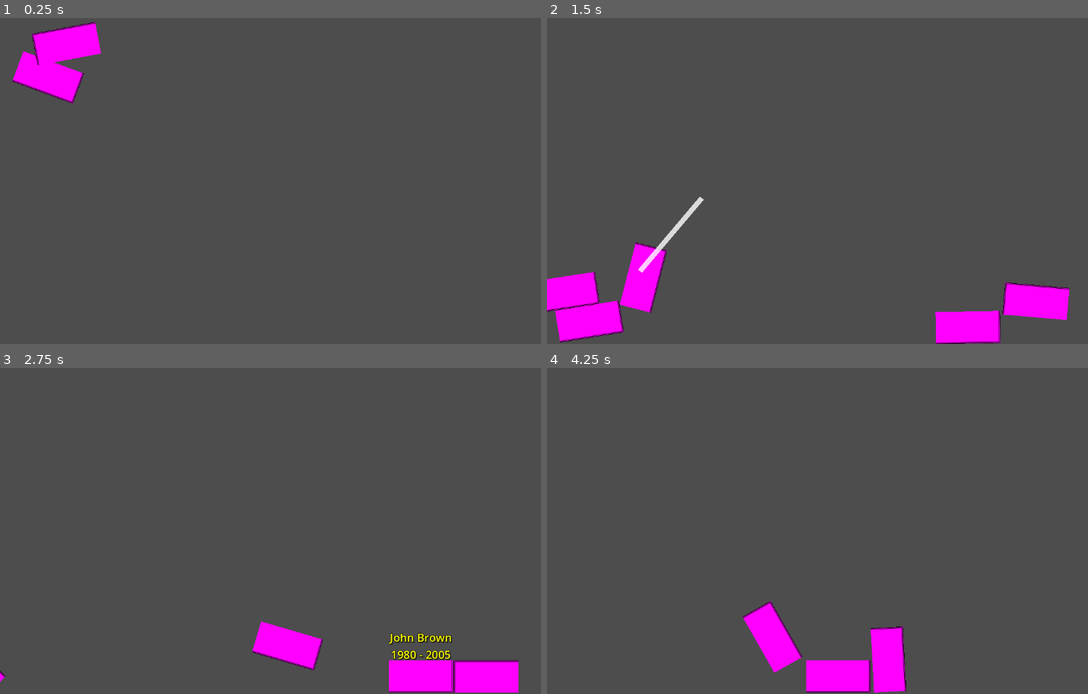
Above: before the commit, frames 1-4 (two rows, left to right).
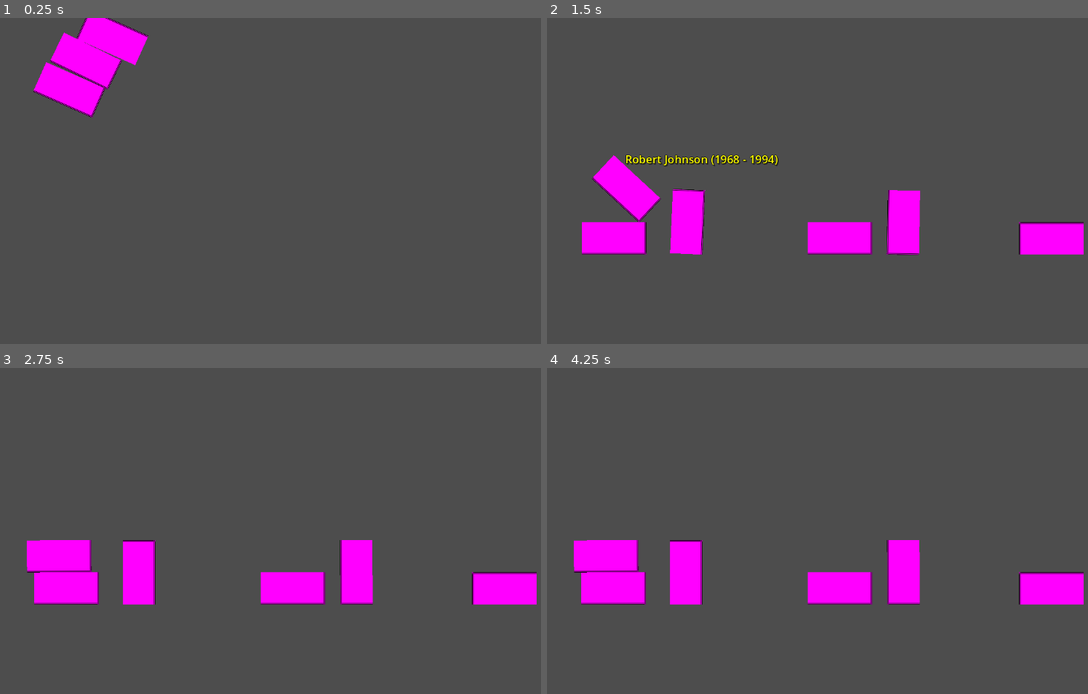
Above: after the commit, the same moments.

Repository: alelouis/ludumdare-57-les5ddp
Game: Godot game, scene res://scenes/test_scene.tscn
The game is run twice, just before and just after one commit, with the same random seed, the same clock (stepped at 60 frames per second) and the same inputs. The project has no main scene, so this scene is started directly.
Inputs (mouse positions are in pixels of both pictures, inside the frame that each line leads up to):
- Up to frame 1 (0.25 s): no input
- Up to frame 2 (1.5 s): drag from (595, 132) to (849, 44) at 0.52 s; drag from (628, 275) to (849, 44) at 1.27 s
- Up to frame 3 (2.75 s): move the mouse to (421, 677) at 2.02 s; click (421, 677) at 2.17 s
- Up to frame 4 (4.25 s): drag from (1033, 677) to (660, 482) at 2.77 s; move the mouse to (1012, 579) at 3.52 s; click (1012, 579) at 3.67 s

The runs differ from the first frame. In frame 1, 3.3% of the frame differs, in the area x 2-28%, y 0-31%; in frame 2, 13%, in the area x 0-100%, y 41-100%; in frame 3, 11%; in frame 4, 11%.

Commit message:
Adds merge logic to coffins

Diff:
--- a/scenes/test_scene.tscn
+++ b/scenes/test_scene.tscn
@@ -3,20 +3,19 @@
 [ext_resource type="PackedScene" uid="uid://cocx0yos7sbyp" path="res://scenes/coffin_spawner.tscn" id="1_g7g4h"]
 
 [sub_resource type="RectangleShape2D" id="RectangleShape2D_g7g4h"]
-size = Vector2(1200, 20)
+size = Vector2(1952, 20)
 
 [node name="TestScene" type="Node2D"]
 
 [node name="CoffinSpawner" parent="." instance=ExtResource("1_g7g4h")]
 left_bound = 0.0
-right_bound = 1200.0
+right_bound = 1920.0
 top_bound = 0.0
-spawn_count = 5
 
 [node name="RigidBody2D" type="RigidBody2D" parent="."]
 gravity_scale = 0.0
 freeze = true
 
 [node name="CollisionShape2D" type="CollisionShape2D" parent="RigidBody2D"]
-position = Vector2(580, 655)
+position = Vector2(952, 480)
 shape = SubResource("RectangleShape2D_g7g4h")
--- a/scripts/coffin_data.gd
+++ b/scripts/coffin_data.gd
@@ -1,79 +1,134 @@
 extends Node
 
-# Personal data for the coffin
-@export var first_name: String = ""
-@export var last_name: String = ""
-@export var birth_date: String = ""
-@export var death_date: String = ""
+# Lists to store multiple people in a coffin
+class Person:
+    var first_name: String
+    var last_name: String
+    var birth_date: String
+    var death_date: String
+
+    func _init(f_name: String, l_name: String, b_date: String, d_date: String):
+        first_name = f_name
+        last_name = l_name
+        birth_date = b_date
+        death_date = d_date
+
+    func get_full_name() -> String:
+        return first_name + " " + last_name
+
+    func get_date_range() -> String:
+        if birth_date.is_empty() or death_date.is_empty():
+            return ""
+        return birth_date + " - " + death_date
+
+    func get_display_line() -> String:
+        return get_full_name() + " (" + get_date_range() + ")"
+
+# Collection of people in the coffin
+var people: Array[Person] = []
+
+# Legacy access to first person (for backward compatibility)
+@export var first_name: String = "":
+    set(value):
+        first_name = value
+        _update_first_person()
+
+@export var last_name: String = "":
+    set(value):
+        last_name = value
+        _update_first_person()
+
+@export var birth_date: String = "":
+    set(value):
+        birth_date = value
+        _update_first_person()
+
+@export var death_date: String = "":
+    set(value):
+        death_date = value
+        _update_first_person()
+
 @export var epitaph: String = ""
 
 # Signals
 signal data_updated
 
 func _ready():
-    # Initialize with random data if none provided
-    if first_name.is_empty() and last_name.is_empty():
+    # Initialize with random data if empty
+    if people.is_empty():
         randomize_data()
 
-# Set the person's first name
-func set_first_name(first_name: String) -> void:
-    self.first_name = first_name
+# Set the first person in the coffin (for backward compatibility)
+func _update_first_person():
+    if people.is_empty():
+        if first_name != "" or last_name != "":
+            var person = Person.new(first_name, last_name, birth_date, death_date)
+            people.append(person)
+    else:
+        # Update the first person with current values
+        people[0].first_name = first_name
+        people[0].last_name = last_name
+        people[0].birth_date = birth_date
+        people[0].death_date = death_date
+
     emit_signal("data_updated")
 
-# Set the person's last name
-func set_last_name(last_name: String) -> void:
-    self.last_name = last_name
+# Add a person to the coffin
+func add_person(first_name: String, last_name: String, birth_date: String, death_date: String) -> void:
+    var person = Person.new(first_name, last_name, birth_date, death_date)
+    people.append(person)
+
+    # Keep the exported variables in sync with the first person
+    if people.size() == 1:
+        self.first_name = first_name
+        self.last_name = last_name
+        self.birth_date = birth_date
+        self.death_date = death_date
+
     emit_signal("data_updated")
 
-# Set the birth date
-func set_birth_date(date: String) -> void:
-    birth_date = date
-    emit_signal("data_updated")
+# Get the full name (for tooltip title - first person or combined)
+func get_full_name() -> String:
+    if people.is_empty():
+        return ""
 
-# Set the death date
-func set_death_date(date: String) -> void:
-    death_date = date
-    emit_signal("data_updated")
+    if people.size() == 1:
+        return people[0].get_full_name()
+    else:
+        # For multiple people, use the family name with number
+        return people[0].last_name + " Family (" + str(people.size()) + ")"
 
-# Set the epitaph (memorial text)
-func set_epitaph(text: String) -> void:
-    epitaph = text
-    emit_signal("data_updated")
 
-# Get the full name
-func get_full_name() -> String:
-    return first_name + " " + last_name
+# Get the detailed display text with all people
+func get_detailed_text() -> String:
+    if people.is_empty():
+        return ""
 
-# Get the date range
-func get_date_range() -> String:
-    if birth_date.is_empty() or death_date.is_empty():
-        return ""
-    return birth_date + " - " + death_date
+    var text = ""
+    for i in range(people.size()):
+        text += people[i].get_display_line()
+        if i < people.size() - 1:
+            text += "\n"
+
+    return text
 
 # Generate random data for testing
 func randomize_data() -> void:
+    # Clear existing data
+    people.clear()
+
     var first_names = ["John", "Mary", "Robert", "Elizabeth", "William", "Sarah", "James", "Patricia", "Michael", "Jennifer"]
     var last_names = ["Smith", "Johnson", "Williams", "Jones", "Brown", "Davis", "Miller", "Wilson", "Moore", "Taylor"]
 
-    # Pick random names
-    first_name = first_names[randi() % first_names.size()]
-    last_name = last_names[randi() % last_names.size()]
+    # Pick random name
+    var first_name = first_names[randi() % first_names.size()]
+    var last_name = last_names[randi() % last_names.size()]
 
-    # Generate random dates from the past
+    # Generate random dates
     var birth_year = str(randi_range(1900, 1980))
-    var death_year = str(randi_range(int(birth_year) + 20, 2023))
+    var death_year = str(randi_range(int(birth_year) + 20, 2025))
 
-    birth_date = birth_year
-    death_date = death_year
+    # Create person
+    add_person(first_name, last_name, birth_year, death_year)
 
-    # Generate a random epitaph
-    var epitaphs = [
-        "Beloved parent and friend",
-        "Forever in our hearts",
-        "Rest in peace",
-        "Until we meet again",
-        "A life well lived"
-    ]
-
-    epitaph = epitaphs[randi() % epitaphs.size()]
     emit_signal("data_updated")
--- a/scripts/coffin_interaction.gd
+++ b/scripts/coffin_interaction.gd
@@ -6,6 +6,9 @@
 
 # Tooltip
 var tooltip_node = null
+
+# Global tooltip tracking
+static var active_tooltips = []
 
 func _ready():
     # Get parent rigidbody
@@ -20,12 +23,18 @@
     # Connect signals
     rigidbody.connect("mouse_entered", _on_mouse_entered)
     rigidbody.connect("mouse_exited", _on_mouse_exited)
+    rigidbody.connect("tree_exiting", _on_coffin_deleted)
 
     # Find the coffin data node
     coffin_data = find_coffin_data()
 
     # Let's wait a short moment to make sure the physics script has created its canvas layer
     get_tree().create_timer(0.1).timeout.connect(create_tooltip)
+
+func _on_coffin_deleted():
+    # Called when the coffin is being removed (i.e., when merging)
+    if tooltip_node and tooltip_node.visible:
+        tooltip_node.hide()
 
 func find_coffin_data():
     # Look for a CoffinData node in parent's siblings
@@ -64,10 +73,10 @@
     tooltip_node.vertical_alignment = VERTICAL_ALIGNMENT_CENTER
     tooltip_node.autowrap_mode = TextServer.AUTOWRAP_WORD_SMART
 
-    # Make tooltip bigger for two lines of text
+    # Make tooltip wider to handle longer dates without wrapping
     var viewport_size = get_viewport_rect().size
-    tooltip_node.position = Vector2(viewport_size.x / 2 - 150, 30)
-    tooltip_node.size = Vector2(300, 80)  # Taller for two lines
+    tooltip_node.position = Vector2(viewport_size.x / 2 - 225, 30)  # Adjusted position for wider tooltip
+    tooltip_node.size = Vector2(450, 80)  # Wider for longer dates
 
     # Add shadow
     tooltip_node.add_theme_constant_override("shadow_offset_x", 2)
@@ -77,13 +86,39 @@
     # Add to scene tree directly for maximum visibility
     get_tree().root.add_child(tooltip_node)
 
+    # Store reference in static array for potential cleanup
+    active_tooltips.append(tooltip_node)
+
+    # Connect to tree_exiting to remove from active_tooltips when deleted
+    tooltip_node.tree_exiting.connect(func(): _on_tooltip_deleted(tooltip_node))
+
     tooltip_node.hide()  # Hide initially
+
+func _on_tooltip_deleted(tooltip):
+    # Remove from active tooltips when the tooltip node is deleted
+    if active_tooltips.has(tooltip):
+        active_tooltips.erase(tooltip)
+
+# Static method to hide all tooltips (can be called from anywhere)
+static func hide_all_tooltips():
+    for tooltip in active_tooltips:
+        if tooltip and is_instance_valid(tooltip):
+            tooltip.hide()
+
+func _exit_tree():
+    # Clean up our tooltip when this node is removed
+    if tooltip_node and is_instance_valid(tooltip_node):
+        tooltip_node.queue_free()
+
+    # Remove from active tooltips
+    if active_tooltips.has(tooltip_node):
+        active_tooltips.erase(tooltip_node)
 
 func _process(_delta):
     # Update tooltip position to follow mouse
     if tooltip_node and tooltip_node.visible:
         var mouse_pos = get_viewport().get_mouse_position()
-        tooltip_node.position = Vector2(mouse_pos.x - 150, mouse_pos.y - 100)  # Adjusted for better visibility
+        tooltip_node.position = Vector2(mouse_pos.x - 225, mouse_pos.y - 100)  # Adjusted for wider tooltip
 
 func _on_mouse_entered():
     # Visual feedback
@@ -92,15 +127,18 @@
 
     # Show tooltip if data is available
     if coffin_data and tooltip_node:
-        var name = coffin_data.get_full_name()
-        var date_range = coffin_data.get_date_range()
+        # Get the full text to display
+        var title = coffin_data.get_full_name()
+        var detailed_text = coffin_data.get_detailed_text()
 
-        # Format text with both name and dates
-        var tooltip_text = name
-        if not date_range.is_empty():
-            tooltip_text += "\n" + date_range
+        # Set tooltip text
+        tooltip_node.text = detailed_text
 
-        tooltip_node.text = tooltip_text
+        # Adjust tooltip size based on number of people
+        var num_people = coffin_data.people.size()
+        tooltip_node.size = Vector2(450, 25 + (num_people * 20))  # Wider tooltip
+
+        # Show the tooltip
         tooltip_node.show()
 
 func _on_mouse_exited():
--- a/scripts/spawn_area.gd
+++ b/scripts/spawn_area.gd
@@ -17,106 +17,325 @@
 @export var min_angular_velocity: float = -1.0  # Minimum initial angular velocity
 @export var max_angular_velocity: float = 1.0   # Maximum initial angular velocity
 
+# Collision tracking
+var tracked_coffins = []
+var collision_pairs = {}
+var last_collision_time = 0
+var collision_cooldown = 0.1  # Time in seconds between collision reports
+
 # Reference to the CollisionShape2D
 @onready var collision_shape = $CollisionShape2D
 
 func _ready():
-    # Update collision shape based on bounds
-    update_collision_shape()
-
-    # Spawn scenes if auto-spawn is enabled
-    if auto_spawn_on_ready and spawn_scene:
-        spawn_scenes_with_delay(spawn_count)
+	# Update collision shape based on bounds
+	update_collision_shape()
+
+	# Spawn scenes if auto-spawn is enabled
+	if auto_spawn_on_ready and spawn_scene:
+		spawn_scenes_with_delay(spawn_count)
+
+	# Start tracking collisions after a short delay to let objects settle
+	get_tree().create_timer(1.0).timeout.connect(func(): _setup_collision_detection())
+
+# Set up collision detection for all coffins
+func _setup_collision_detection():
+	# Find all RigidBody2D nodes (coffins) in children
+	tracked_coffins = []
+	for child in get_children():
+		var rigidbody = find_rigidbody_child(child)
+		if rigidbody:
+			# Enable contact monitoring for the rigidbody
+			rigidbody.contact_monitor = true
+			rigidbody.max_contacts_reported = 10
+			rigidbody.body_entered.connect(func(body): _on_coffin_collision(rigidbody, body))
+			tracked_coffins.append(rigidbody)
+
+# Called when one coffin collides with another
+func _on_coffin_collision(coffin1, coffin2):
+	# Check if enough time has passed since last collision report
+	var current_time = Time.get_ticks_msec() / 1000.0
+	if current_time - last_collision_time < collision_cooldown:
+		return
+
+	# Create a unique ID for this collision pair
+	var collision_id
+	if coffin1.get_instance_id() < coffin2.get_instance_id():
+		collision_id = str(coffin1.get_instance_id()) + "_" + str(coffin2.get_instance_id())
+	else:
+		collision_id = str(coffin2.get_instance_id()) + "_" + str(coffin1.get_instance_id())
+
+	# Check if we already reported this collision recently
+	if collision_id in collision_pairs:
+		if current_time - collision_pairs[collision_id] < collision_cooldown:
+			return
+
+	# Update collision time
+	last_collision_time = current_time
+	collision_pairs[collision_id] = current_time
+
+	# Get coffin data for both coffins
+	var coffin_data1 = find_coffin_data(coffin1.get_parent())
+	var coffin_data2 = find_coffin_data(coffin2.get_parent())
+
+	if coffin_data1 and coffin_data2:
+		# Get names
+		var name1 = coffin_data1.get_full_name()
+		var name2 = coffin_data2.get_full_name()
+
+		# Print collision message
+		print(name1 + " collided with " + name2)
+
+		# Check if they share the same last name
+		var can_merge = false
+
+		# Check if any person in coffin1 shares a last name with any person in coffin2
+		for person1 in coffin_data1.people:
+			for person2 in coffin_data2.people:
+				if person1.last_name == person2.last_name and person1.last_name != "":
+					can_merge = true
+					break
+			if can_merge:
+				break
+
+		if can_merge:
+			# Hide any active tooltips
+			if "coffin_interaction.gd" in ResourceLoader.get_recognized_extensions_for_type("Script"):
+				var script = load("res://scripts/coffin_interaction.gd")
+				if script and script.has_method("hide_all_tooltips"):
+					script.hide_all_tooltips()
+
+			# Calculate the average position
+			var avg_position = (coffin1.global_position + coffin2.global_position) / 2
+
+			# Create a new merged coffin
+			var merged_coffin = spawn_scene.instantiate()
+			merged_coffin.global_position = avg_position
+
+			# Find the RigidBody2D
+			var rigidbody = find_rigidbody_child(merged_coffin)
+			if rigidbody:
+				# Random rotation
+				var random_rotation = randf_range(0, 2 * PI)
+				if rigidbody.has_method("get") and rigidbody.get("rotation_start") != null:
+					rigidbody.rotation_start = random_rotation
+
+				# Add an initial angular velocity
+				var merge_spin = randf_range(-4.0, 4.0)
+				rigidbody.angular_velocity = merge_spin
+
+				# Add upward impulse for effect
+				rigidbody.apply_central_impulse(Vector2(0, -50))
+
+				# Set up collision detection
+				rigidbody.contact_monitor = true
+				rigidbody.max_contacts_reported = 10
+				rigidbody.body_entered.connect(func(body): _on_coffin_collision(rigidbody, body))
+				tracked_coffins.append(rigidbody)
+
+			# Find the coffin data
+			var merged_data = find_coffin_data(merged_coffin)
+			if merged_data:
+				# Transfer all people from both coffins to the new one
+				for person in coffin_data1.people:
+					merged_data.add_person(
+						person.first_name,
+						person.last_name,
+						person.birth_date,
+						person.death_date
+					)
+
+				for person in coffin_data2.people:
+					merged_data.add_person(
+						person.first_name,
+						person.last_name,
+						person.birth_date,
+						person.death_date
+					)
+
+				print("Created merged family coffin with " + str(merged_data.people.size()) + " people")
+
+			# Add to the scene
+			add_child(merged_coffin)
+
+			# Delete the original coffins
+			remove_coffin(coffin1)
+			remove_coffin(coffin2)
+
+			print("Original coffins removed after merging")
+
+# Remove a coffin and update tracking
+func remove_coffin(coffin_body):
+	# Remove from tracked_coffins array
+	if tracked_coffins.has(coffin_body):
+		tracked_coffins.erase(coffin_body)
+
+	# Get the parent coffin scene and queue it for deletion
+	var coffin_scene = coffin_body.get_parent()
+	if coffin_scene:
+		coffin_scene.queue_free()
+
+# Create a new coffin at the specified position with merged names
+func create_merged_coffin(position, first_name1, first_name2, last_name):
+	if not spawn_scene:
+		push_error("No scene assigned to spawn_scene")
+		return null
+
+	# Create a new coffin instance
+	var instance = spawn_scene.instantiate()
+	instance.global_position = position
+
+	# Find the RigidBody2D and set rotation
+	var rigidbody = find_rigidbody_child(instance)
+	if rigidbody:
+		# Random rotation
+		var random_rotation = randf_range(0, 2 * PI)
+		if rigidbody.has_method("get") and rigidbody.get("rotation_start") != null:
+			rigidbody.rotation_start = random_rotation
+
+		# Add an initial angular velocity - stronger than regular coffins
+		var merge_spin = randf_range(-4.0, 4.0)  # Random direction
+		rigidbody.angular_velocity = merge_spin
+
+		# Also add a slight upward impulse for a more dramatic effect
+		rigidbody.apply_central_impulse(Vector2(0, -50))
+
+		# Set up collision detection
+		if tracked_coffins.size() > 0:
+			rigidbody.contact_monitor = true
+			rigidbody.max_contacts_reported = 10
+			rigidbody.body_entered.connect(func(body): _on_coffin_collision(rigidbody, body))
+			tracked_coffins.append(rigidbody)
+
+	# Find the coffin data and set the merged name
+	var coffin_data = find_coffin_data(instance)
+	if coffin_data:
+		# Combine the first names with a hyphen and use the shared last name
+		coffin_data.first_name = first_name1 + ", " + first_name2
+		coffin_data.last_name = last_name
+
+		# Set dates to be a range from the earliest to latest
+		var birth_year = str(randi_range(1900, 1950))
+		var death_year = str(randi_range(2000, 2023))
+		coffin_data.birth_date = birth_year
+		coffin_data.death_date = death_year
+
+		print("Created merged coffin: " + coffin_data.get_full_name())
+
+	# Add to the scene
+	add_child(instance)
+
+	return instance
+
+# Helper function to find coffin data node
+func find_coffin_data(node):
+	# Check if this node has the get_full_name method
+	if node and node.has_method("get_full_name"):
+		return node
+
+	# If not, check its children
+	if node:
+		for child in node.get_children():
+			if child.has_method("get_full_name"):
+				return child
+
+	return null
 
 # Update the collision shape to match the exported bounds
 func update_collision_shape():
-    if collision_shape and collision_shape.shape is RectangleShape2D:
-        # Calculate width and height from bounds
-        var width = right_bound - left_bound
-        var height = bottom_bound - top_bound
-
-        # Update the rectangle shape
-        collision_shape.shape.size = Vector2(width, height)
-
-        # Center the collision shape
-        collision_shape.position = Vector2(
-            left_bound + width / 2,
-            top_bound + height / 2
-        )
+	if collision_shape and collision_shape.shape is RectangleShape2D:
+		# Calculate width and height from bounds
+		var width = right_bound - left_bound
+		var height = bottom_bound - top_bound
+
+		# Update the rectangle shape
+		collision_shape.shape.size = Vector2(width, height)
+
+		# Center the collision shape
+		collision_shape.position = Vector2(
+			left_bound + width / 2,
+			top_bound + height / 2
+		)
 
 # Spawn a single scene at a random position inside the area
 func spawn_scene_at_random_position():
-    if not spawn_scene:
-        push_error("No scene assigned to spawn_scene")
-        return null
-
-    # Create instance of the scene
-    var instance = spawn_scene.instantiate()
-
-    # Calculate random position within bounds
-    var x = randf_range(left_bound, right_bound)
-    var y = randf_range(top_bound, bottom_bound)
-
-    # Set position
-    instance.global_position = global_position + Vector2(x, y)
-
-    # Find RigidBody2D child and randomize its rotation_start
-    var rigidbody = find_rigidbody_child(instance)
-    if rigidbody and rigidbody.has_method("get") and rigidbody.get("rotation_start") != null:
-        # Random angle between 0 and 2*PI (full circle)
-        var random_rotation = randf_range(0, 2 * PI)
-        rigidbody.rotation_start = random_rotation
-
-        # Give it a random angular velocity
-        rigidbody.angular_velocity = randf_range(min_angular_velocity, max_angular_velocity)
-
-    # Add to the tree
-    add_child(instance)
-
-    return instance
+	if not spawn_scene:
+		push_error("No scene assigned to spawn_scene")
+		return null
+
+	# Create instance of the scene
+	var instance = spawn_scene.instantiate()
+
+	# Calculate random position within bounds
+	var x = randf_range(left_bound, right_bound)
+	var y = randf_range(top_bound, bottom_bound)
+
+	# Set position
+	instance.global_position = global_position + Vector2(x, y)
+
+	# Find RigidBody2D child and randomize its rotation_start
+	var rigidbody = find_rigidbody_child(instance)
+	if rigidbody and rigidbody.has_method("get") and rigidbody.get("rotation_start") != null:
+		# Random angle between 0 and 2*PI (full circle)
+		var random_rotation = randf_range(0, 2 * PI)
+		rigidbody.rotation_start = random_rotation
+
+		# Give it a random angular velocity
+		rigidbody.angular_velocity = randf_range(min_angular_velocity, max_angular_velocity)
+
+	# Add to the tree
+	add_child(instance)
+
+	# If we're tracking collisions, set up this new coffin
+	if tracked_coffins.size() > 0 and rigidbody:
+		rigidbody.contact_monitor = true
+		rigidbody.max_contacts_reported = 10
+		rigidbody.body_entered.connect(func(body): _on_coffin_collision(rigidbody, body))
+		tracked_coffins.append(rigidbody)
+
+	return instance
 
 # Helper function to find the RigidBody2D child in the scene
 func find_rigidbody_child(node):
-    # If this node is a RigidBody2D, return it
-    if node is RigidBody2D:
-        return node
-
-    # Search all children
-    for child in node.get_children():
-        var result = find_rigidbody_child(child)
-        if result:
-            return result
-
-    # Not found
-    return null
+	# If this node is a RigidBody2D, return it
+	if node is RigidBody2D:
+		return node
+
+	# Search all children
+	for child in node.get_children():
+		var result = find_rigidbody_child(child)
+		if result:
+			return result
+
+	# Not found
+	return null
 
 # Spawn multiple scenes with random delays between them
 func spawn_scenes_with_delay(count: int):
-    for i in range(count):
-        var delay = randf_range(min_spawn_delay, max_spawn_delay)
-        if i == 0:  # First spawn happens immediately
-            spawn_scene_at_random_position()
-        else:
-            # Create a timer for delayed spawn
-            var timer = get_tree().create_timer(delay)
-            timer.timeout.connect(func():
-                spawn_scene_at_random_position()
-            )
+	for i in range(count):
+		var delay = randf_range(min_spawn_delay, max_spawn_delay)
+		if i == 0:  # First spawn happens immediately
+			spawn_scene_at_random_position()
+		else:
+			# Create a timer for delayed spawn
+			var timer = get_tree().create_timer(delay)
+			timer.timeout.connect(func():
+				spawn_scene_at_random_position()
+			)
 
 # Legacy method that spawns all instances at once
 # Kept for compatibility but we now prefer spawn_scenes_with_delay
 func spawn_scenes(count: int):
-    for i in range(count):
-        spawn_scene_at_random_position()
+	for i in range(count):
+		spawn_scene_at_random_position()
 
 # Call this method whenever you want to spawn a new scene
 func spawn_new_scene():
-    spawn_scene_at_random_position()
+	spawn_scene_at_random_position()
 
 # Handle property changes in the editor
 func _set(property, value):
-    if property in ["left_bound", "right_bound", "top_bound", "bottom_bound"]:
-        set(property, value)
-        update_collision_shape()
-        return true
-    return false
+	if property in ["left_bound", "right_bound", "top_bound", "bottom_bound"]:
+		set(property, value)
+		update_collision_shape()
+		return true
+	return false
Not shown: 1 places in scenes/coffin.tscn that only renumber resources
Not shown: 1 places in scenes/coffin_spawner.tscn that only renumber resources
